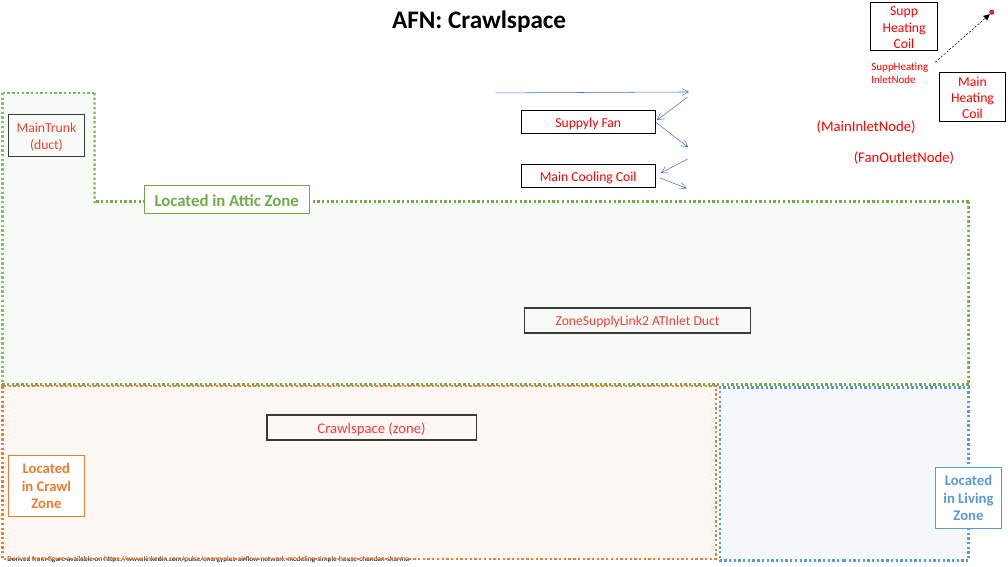
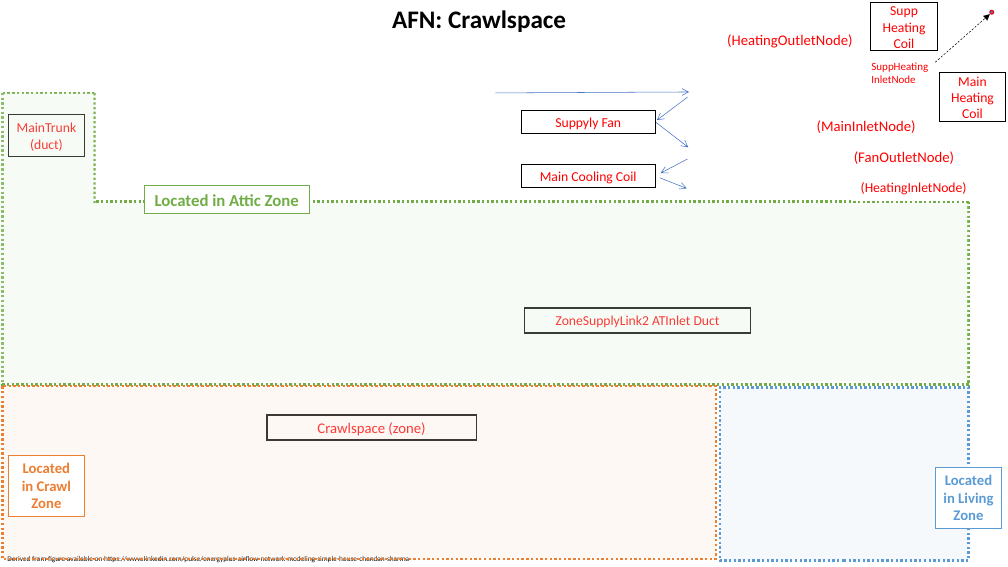
Before and after one commit to PtarmiganConsulting/REEDR, a slide deck: slide 2 of Toolkit/Airloop and AFN Diagrams.pptx. Drawn at 1008x567 pixels with LibreOffice and Linux fonts; fonts in the diff are those of the drawing; background and template pictures are left out. Boxes give left, top, right and bottom in pixels: in the first picture for what was removed or moved away, otherwise in the second. Text is boxed around its words. In the diff, an @@ line names an element or a change of style, - is before the commit and + after.

```diff
--- a/Toolkit/Airloop and AFN Diagrams.pptx
+++ b/Toolkit/Airloop and AFN Diagrams.pptx
@@ rectangle added at <box>716,29,864,50</box>, fill #FFFFFF, outline #FFFFFF 1.5 pt, 14 pt, text #FF0000 @@
+(HeatingOutletNode)
@@ rectangle added at <box>852,175,976,200</box>, fill #FFFFFF, outline #FFFFFF 1.5 pt, 13 pt, text #FF0000 @@
+(HeatingInletNode)
```
Also in this commit, not shown: 12 other files.
